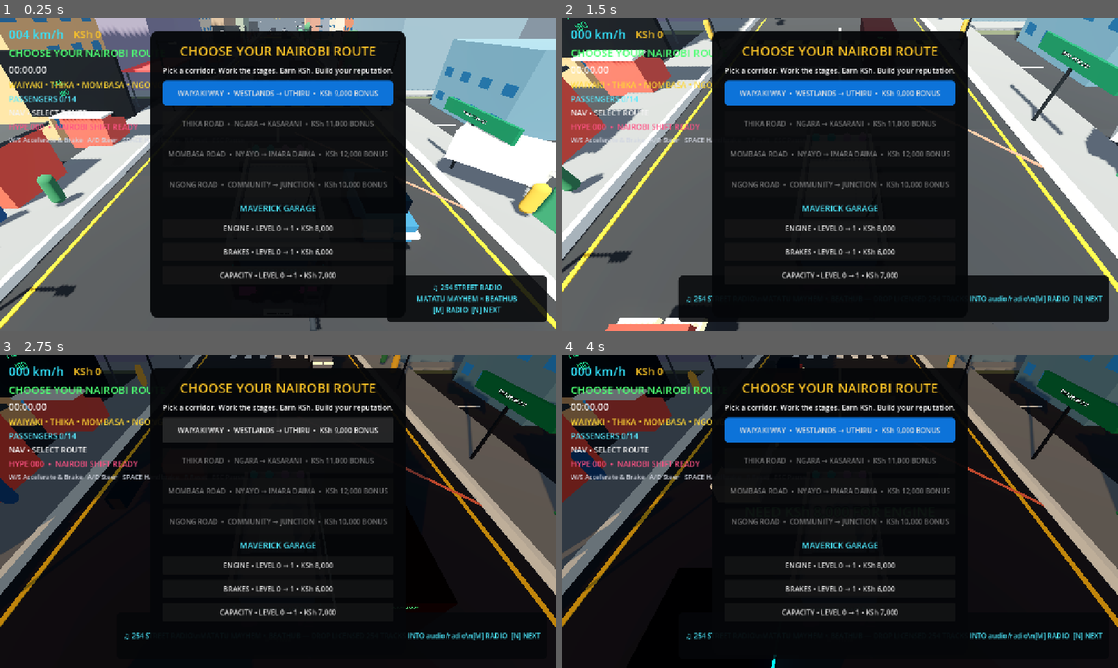
Above: before the commit, frames 1-4 (two rows, left to right).
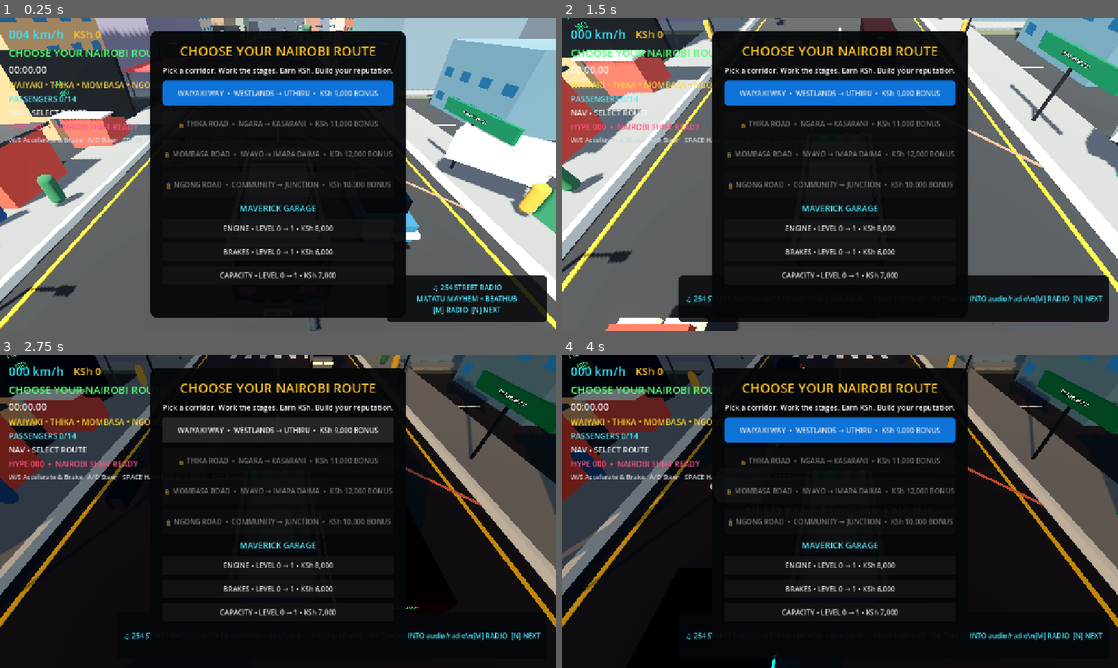
Above: after the commit, the same moments.

Repository: beathubonline-arch/Matatu-Mayhem
Game: Godot game, scene res://scenes/main/Main.tscn
Same seed, same stepped clock (60 frames per second), same inputs: the game is played once before the commit and once after it.
Inputs (mouse positions are in pixels of both pictures, inside the frame that each line leads up to):
- Up to frame 1 (0.25 s): no input
- Up to frame 2 (1.5 s): tap Enter at 0.5 s; move the mouse to (962, 158) at 0.52 s; hold D (steer_right) 0.53-1.28 s; hold N (radio_next) 0.53-1.28 s; click (962, 158) at 0.67 s; move the mouse to (728, 190) at 1.27 s; hold S (brake) from 1.28 s (still down); tap M (radio_toggle) at 1.35 s
- Up to frame 3 (2.75 s): move the mouse to (333, 442) at 2.02 s; release S (brake) at 2.03 s; hold D (steer_right) from 2.03 s (still down); tap L at 2.1 s
- Up to frame 4 (4 s): move the mouse to (812, 574) at 2.77 s; release D (steer_right) at 2.78 s; hold W (accelerate) 2.78-3.53 s; tap N (radio_next) at 2.85 s; click (812, 574) at 2.92 s; move the mouse to (1006, 558) at 3.52 s; hold A (steer_left) from 3.53 s (still down); hold M (radio_toggle) from 3.53 s (still down)

The runs differ from the first frame. In frame 1, 1.3% of the frame differs, in the area x 27-73%, y 4-96%; in frame 2, 1.3%; in frame 3, 1.2%; in frame 4, 1.3%, in the area x 27-73%, y 4-55%.

Commit message:
Show route unlock state and personal bests in selector

Diff:
--- a/scripts/ui/HUD.gd
+++ b/scripts/ui/HUD.gd
@@ -209,8 +209,22 @@
 		$RouteSelectPanel/VBox/Mombasa,
 		$RouteSelectPanel/VBox/Ngong
 	]
+	var base_texts := [
+		"WAIYAKI WAY  •  WESTLANDS → UTHIRU  •  KSh 9,000 BONUS",
+		"THIKA ROAD  •  NGARA → KASARANI  •  KSh 11,000 BONUS",
+		"MOMBASA ROAD  •  NYAYO → IMARA DAIMA  •  KSh 12,000 BONUS",
+		"NGONG ROAD  •  COMMUNITY → JUNCTION  •  KSh 10,000 BONUS"
+	]
+	var best_times: Dictionary = SaveManager.data.get("corridor_best_times", {})
 	for i in range(buttons.size()):
-		buttons[i].disabled = i >= unlocked
+		var locked := i >= unlocked
+		buttons[i].disabled = locked
+		if locked:
+			buttons[i].text = "🔒 %s" % base_texts[i]
+		else:
+			var best := float(best_times.get(str(i), 0.0))
+			var pb := "" if best <= 0.0 else "  •  PB %s" % _format_time(best)
+			buttons[i].text = "%s%s" % [base_texts[i], pb]
 
 
 func _on_navigation_changed(distance: float, turn_angle: float) -> void:
